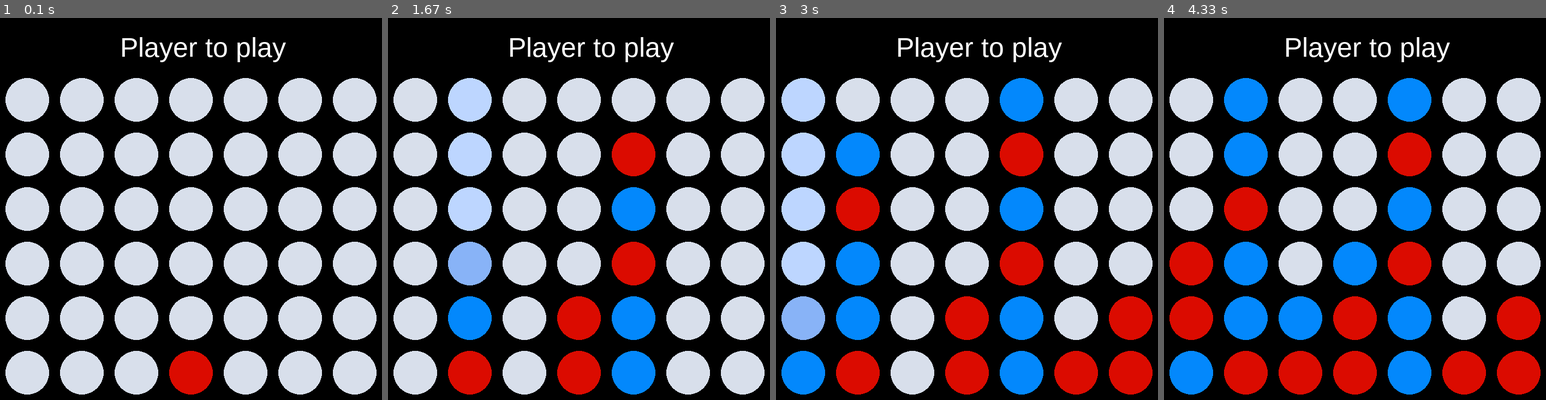
Above: before the commit, frames 1-4 (left to right).
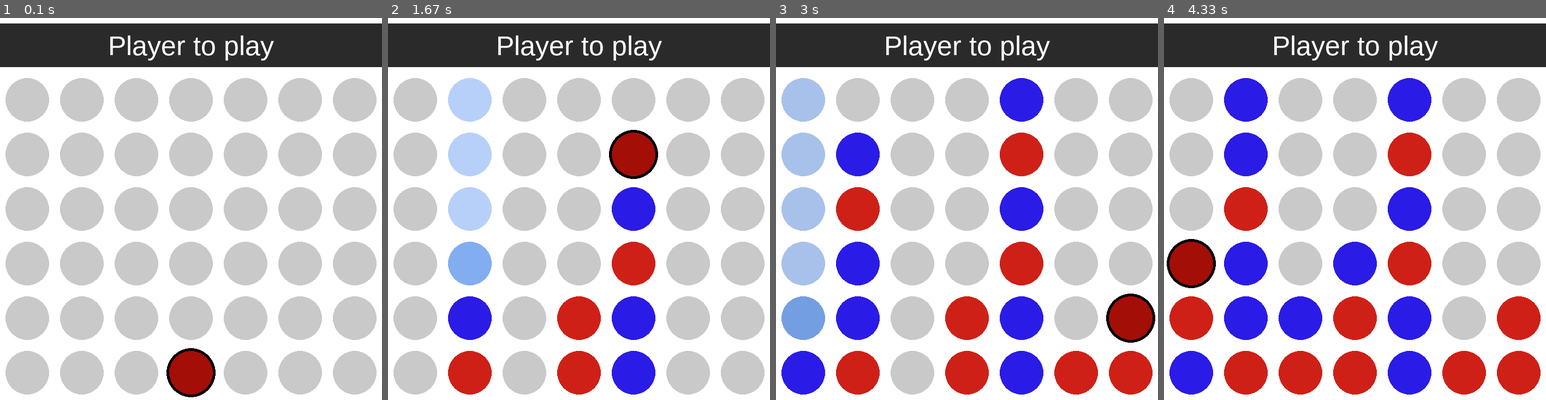
Above: after the commit, the same moments.

Repository: john-zhang-1/Pygame-Connect-Game
Game: pygame game, started from main.py
Same seed, same stepped clock (60 frames per second), same inputs: the game is played once before the commit and once after it.
Inputs (mouse positions are in pixels of both pictures, inside the frame that each line leads up to):
- Up to frame 1 (0.1 s): no input
- Up to frame 2 (1.67 s): press the mouse at (487, 212) at 0.37 s; move the mouse to (552, 251) at 0.47 s; release the mouse at (617, 293) at 0.6 s; press the mouse at (487, 212) at 0.7 s; move the mouse to (552, 258) at 0.8 s; release the mouse at (613, 304) at 0.93 s; press the mouse at (487, 212) at 1.03 s; move the mouse to (556, 205) at 1.13 s; release the mouse at (624, 197) at 1.27 s; press the mouse at (487, 212) at 1.37 s; move the mouse to (475, 178) at 1.47 s; release the mouse at (464, 147) at 1.6 s
- Up to frame 3 (3 s): press the mouse at (875, 212) at 1.7 s; move the mouse to (963, 178) at 1.8 s; release the mouse at (1047, 140) at 1.93 s; press the mouse at (875, 212) at 2.03 s; move the mouse to (875, 212) at 2.13 s; release the mouse at (875, 212) at 2.27 s; press the mouse at (875, 212) at 2.37 s; move the mouse to (875, 281) at 2.47 s; release the mouse at (875, 354) at 2.6 s; press the mouse at (875, 212) at 2.7 s; move the mouse to (852, 189) at 2.8 s; release the mouse at (825, 170) at 2.93 s
- Up to frame 4 (4.33 s): press the mouse at (1263, 212) at 3.03 s; move the mouse to (1259, 228) at 3.13 s; release the mouse at (1255, 247) at 3.27 s; press the mouse at (1263, 212) at 3.37 s; move the mouse to (1297, 270) at 3.47 s; release the mouse at (1332, 327) at 3.6 s; click (1274, 224) at 3.72 s; press the mouse at (1274, 224) at 4.03 s; move the mouse to (1347, 220) at 4.13 s; release the mouse at (1423, 216) at 4.27 s

The runs differ from the first frame. In frame 1, 100% of the frame differs, in the area x 0-100%, y 0-100%; in frame 2, 91%; in frame 3, 86%; in frame 4, 88%.

Commit message:
Update main.py

Diff:
--- a/main.py
+++ b/main.py
@@ -21,22 +21,52 @@
 arial = pygame.font.SysFont('Arial', 100)
 arial_s = pygame.font.SysFont('Arial', 50)
 
-# mouse location initialized
-mouse_x = 0
-mouse_y = 0
-
 # colours
 white = (255, 255, 255)
 black = (0, 0, 0)
-grey = (216, 223, 235)
-
-blue = (3, 136, 252)
+grey = (201, 201, 201)
+charcoal = (43, 42, 42)
+dark_grey = (201, 201, 201)
+
+blue = (42, 28, 230)
 light_blue = (136, 179, 247)
 lightest_blue = (189, 214, 255)
-
-red = (219, 11, 0)
+dark_blue = (27, 16, 179)
+
+blue_gradients = []
+for i in range(8):
+    blue_gradients.append((light_blue[0] - i * 3, light_blue[1] - i * 3, light_blue[2] - i * 3))
+blue_gradients.extend(blue_gradients[::-1])
+
+light_blue_gradients = []
+for i in range(8):
+    light_blue_gradients.append((lightest_blue[0] - i * 3, lightest_blue[1] - i * 3, lightest_blue[2] - i * 3))
+light_blue_gradients.extend(light_blue_gradients[::-1])
+
+red = (207, 32, 23)
 light_red = (240, 149, 144)
 lightest_red = (255, 228, 227)
+dark_red = (163, 14, 7)
+
+red_gradients = []
+for i in range(8):
+    red_gradients.append((light_red[0] - i * 3, light_red[1] - i * 3, light_red[2] - i * 3))
+red_gradients.extend(red_gradients[::-1])
+
+light_red_gradients = []
+for i in range(8):
+    light_red_gradients.append((lightest_red[0] - i * 3, lightest_red[1] - i * 3, lightest_red[2] - i * 3))
+light_red_gradients.extend(light_red_gradients[::-1])
+
+# sound effects
+piece_drop = pygame.mixer.Sound("sounds/Piece drop.wav")
+pygame.mixer.Sound.set_volume(piece_drop, 0.8)
+game_over = pygame.mixer.Sound("sounds/Game Over.wav")
+pygame.mixer.Sound.set_volume(game_over, 0.8)
+
+# music
+pygame.mixer.music.load("sounds/Playing music.wav")
+pygame.mixer.music.set_volume(0.4)
 
 # turn order
 turn = 1
@@ -46,8 +76,9 @@
 x_points = [50, 150, 250, 350, 450, 550, 650]
 y_points = [150, 250, 350, 450, 550, 650]
 
+
 def convert_to_coord(board, column):
-    '''Given a legend num, return the row the piece will land'''
+    '''Given a column, return the row the piece will land'''
     if column == 0:
         return 0
     for row in y_points[::-1]:
@@ -67,6 +98,12 @@
             valid_moves.append(i)
 
     return valid_moves
+
+
+def make_move(board, column, turn):
+    '''Given the column, board and turn, places the turn piece on the column of the board'''
+    board[(column, convert_to_coord(board, column))] = turn
+    pygame.mixer.Channel(1).play(piece_drop)
 
 
 def four_in_a_row(board, y_level, turn):
@@ -150,7 +187,7 @@
     move = get_valid_moves(hypothetical_board)
 
     for i in move:
-        hypothetical_board[(i, convert_to_coord(hypothetical_board, i))] = turn
+        make_move(hypothetical_board, i, turn)
         if is_win(hypothetical_board, turn):
 
             winning_moves.append(i)
@@ -174,19 +211,23 @@
 
     for i in move:
         hypothetical_board1 = copy.deepcopy(board)
-        hypothetical_board1[(i, convert_to_coord(hypothetical_board1, i))] = turn
+        make_move(hypothetical_board1, i, turn)
 
         move2 = computer_win_check(hypothetical_board1, turn)
 
         if len(move2) > 0:
+
             hypothetical_board2 = copy.deepcopy(hypothetical_board1)
-            hypothetical_board2[(move2[0], convert_to_coord(hypothetical_board2, move2[0]))] = next_turn
-
-            move3 = computer_win_check(hypothetical_board2, turn)
-
-            if len(move3) > 0 and len(next_turn_loss_check(hypothetical_board2, next_turn)) < 1:
-
-                return [i]
+
+            if len(next_turn_loss_check(hypothetical_board2, next_turn)) < 1:
+
+                make_move(hypothetical_board2, move2[0], next_turn)
+
+                move3 = computer_win_check(hypothetical_board2, turn)
+
+                if len(move3) > 0:
+
+                    return [i]
     return []
 
 
@@ -204,7 +245,7 @@
 
     for move in valid_moves:
         hypothetical_board = copy.deepcopy(board)
-        hypothetical_board[(move, convert_to_coord(hypothetical_board, move))] = turn
+        make_move(hypothetical_board, move, turn)
 
         if len(next_turn_loss_check(hypothetical_board, next_turn)) < 1:
 
@@ -212,7 +253,7 @@
 
     for move in safe_moves:
         hypothetical_board = copy.deepcopy(board)
-        hypothetical_board[(move, convert_to_coord(hypothetical_board, move))] = turn
+        make_move(hypothetical_board, move, turn)
 
         if len(computer_win_check(hypothetical_board, turn)) < 1:
 
@@ -231,21 +272,23 @@
     '''AI checks conditions from most to least important, then does the move. If a move is found it skips the rest of the tests'''
     move = computer_win_check(board_positions, turn)
     if len(move) < 1:
-
         move = next_turn_loss_check(board_positions, next_turn)
+
         if len(move) < 1:
-
             move = force_win_check(board_positions, turn, next_turn)
+
             if len(move) < 1:
-
                 move = forced_loss_check(board_positions, turn, next_turn)
+
                 if len(move) < 1:
-
                     move = pick_random_safe_move(board_positions, turn, next_turn)
 
     # Does the move by changing the value of the position to the computer's turn's value
-    board_positions[(move[0], convert_to_coord(board_positions, move[0]))] = turn
-
+    move = (move[0], convert_to_coord(board_positions, move[0]))
+    make_move(board_positions, move[0], turn)
+    global last_move
+    # changes global variable last_move to this move
+    last_move = move
 
 def create_board_positions():
     '''Reads the csv file that gives the pixel positions of the circles and creates a dictionary with initial values 0 as all circles are empty'''
@@ -256,13 +299,10 @@
 
 class circle:
     '''Circle class creating each circle in the game'''
-    highlighted = False
-    expected_move = False
-    value = 0
 
     def __init__(self, position):
         self.position = position
-        self.draw()
+        self.reset()
 
     def get_colour(self):
 
@@ -270,118 +310,265 @@
 
             if self.highlighted: # if the circle is highlighted while empty, it becomes a lighter colour of the current turn
 
+                frame = ((pygame.time.get_ticks() % 2000))
+                frame = frame // 125
+
                 if self.expected_move:  # if bottommost playable location, darker
+
                     if turn == 1:
-                        return light_red
+                        return red_gradients[frame]
+
                     else:
-                        return light_blue
+                        return blue_gradients[frame]
 
                 else:   # lighter colour for the circles of the column
                     if turn == 1:
-                        return lightest_red
+                        return light_red_gradients[frame]
                     else:
-                        return lightest_blue
+                        return light_blue_gradients[frame]
 
             else:   # if empty and not the highlighted column, grey
                 return grey
 
         elif self.value == 1:   # if not empty, the circle is the colour of the piece played
-            return red
-
+            if self.last_move:
+                return dark_red
+            else:
+                return red
         else:
-            return blue
+            if self.last_move:
+                return dark_blue
+            else:
+                return blue
 
     # draw method displays the circle on the pygame window
     def draw(self):
+        if self.last_move:
+            pygame.draw.circle(screen, black, self.position, 45)
         pygame.draw.circle(screen, self.get_colour(), self.position, 40)
 
-# creates a empty board
-board_positions = create_board_positions()
-
-# defines highlighted_col and expected_row initially to run the game
-highlighted_col = 0
-expected_row = 0
-
-# creates list of circle objects for each key in the board_positions dictionary used for drawing and storing information about board states
-circles = [circle(position) for position in board_positions]
-
-# game conditions
-tied = False
-game = "playing"
-
-# randomly selects player or computer to play first
-coin_flip = random.randint(0, 1)
-
-if coin_flip == 1:
-    playing = "Computer"
-    next_to_play = "Player"
-else:
-    playing = "Player"
-    next_to_play = "Computer"
-
-# main game loop
-running = True
-while running:
-
-    for event in pygame.event.get():
-
-        if event.type == pygame.QUIT: # loops stops when game is quit
-
-            running = False
-
-        if playing == "Player" and event.type == pygame.MOUSEBUTTONUP and game == "playing":
-            if expected_row != 0: # if a column is full, expected_row will be 0 to ensure move cannot be played
-                board_positions[(highlighted_col, expected_row)] = turn # modifies dictionary storing game board state
-
-                if is_win(board_positions, turn):
-                    game = "over"
-                elif is_tied(board_positions):
-                    game = "over"
-                    tied = True
-                else:
-                    turn, next_turn = next_turn, turn # goes to next turn
-                    playing, next_to_play = next_to_play, playing # keeps track of whose turn it is to display and for winning message
-
-    screen.fill(black)  # makes background black
-
-    mouse_location = pygame.mouse.get_pos() # stores mouse location in variable for use
+
+    def reset(self):
+        self.highlighted = False
+        self.expected_move = False
+        self.value = 0
+        self.last_move = False
+
+
+def display_text_ui(x_position, y_position, width, height, box_colour, text, text_colour, button):
+    '''Draws text on the screen'''
+    # If the text being drawn is on a button
+    if button:
+        # If mouse is hovering on it
+        if (x_position < mouse_location[0] < x_position + width and
+                y_position < mouse_location[1] < y_position + height):
+            # if left click is happening while mouse is hovering over the button,
+            # brighten the colour
+            if left_click:
+                colour_adjust = 15
+            # if mouse is hovering over the button and the mouse is not being clicked,
+            # brighten the colour even more
+            else:
+                colour_adjust = 25
+                # if left mouse button has been released this frame
+                if release_left_click:
+
+                    if text == 'Play Again':
+
+                        reset()
+                        return
+
+            new_colour = (box_colour[0] + colour_adjust, box_colour[1] + colour_adjust, box_colour[2] + colour_adjust)
+            pygame.draw.rect(screen, new_colour, (x_position, y_position, width, height))
+
+        else: # if the mouse is not hovering over the button
+            pygame.draw.rect(screen, box_colour, (x_position, y_position, width, height))
+
+    else: # if not a button
+        pygame.draw.rect(screen, box_colour, (x_position, y_position, width, height))
+
+    # choose text settings
+    displayed_text = arial_s.render(text, True, text_colour)
+    # blit text onto box
+    screen.blit(displayed_text, (x_position + width/2 - displayed_text.get_width()/2,
+                                 y_position + height/2 - displayed_text.get_height()/2))
+
+
+def find_expected_row_and_column():
     for i in x_points:
         if mouse_location[0] < i + 50 and mouse_location[0] > i - 50 and mouse_location[1] > 100:
-            highlighted_col =  i
             # the column over which the mouse is hovering will be highlighted
-            break
-
-    expected_row = convert_to_coord(board_positions, highlighted_col)
-    # finds the location the piece would appear if dropped on the highlighted col
+            return i, convert_to_coord(board_positions, i)
+    return 0, 0
+
+
+def get_first_player():
+    # randomly selects player or computer to play first
+    coin_flip = random.randint(0, 1)
+
+    if coin_flip == 1:
+        playing = "Computer"
+        next_to_play = "Player"
+    else:
+        playing = "Player"
+        next_to_play = "Computer"
+
+    return playing, next_to_play
+
+
+def end_turn_actions():
+    '''Functions called at the end of a player's turn after their move has been made'''
+    global turn, next_turn, playing, next_to_play
+    if is_win(board_positions, turn):
+        game.set_state("won")
+    elif is_tied(board_positions):
+        game.set_state("tied")
+    else:
+        playing, next_to_play = next_to_play, playing  # keeps track of whose turn it is for piece colours
+    turn, next_turn = next_turn, turn  # goes to next turn
+
+
+def initialize():
+    global board_positions, highlighted_col, expected_row, last_move, circles, tied, game
+    global mouse_location, left_click, release_left_click, playing, next_to_play
+    # creates a empty board
+    board_positions = create_board_positions()
+
+    # defines highlighted_col, expected_row and last_move initially to run the game
+    highlighted_col = 0
+    expected_row = 0
+    last_move = (0, 0)
+
+    # creates list of circle objects for each key in the board_positions dictionary
+    # used for drawing and storing information about board states
+    circles = [circle(position) for position in board_positions]
+
+    # game conditions
+    game = Game("playing")
+
+    # input conditions
+    mouse_location = (0, 0)
+    left_click = False
+    release_left_click = False
+
+    playing, next_to_play = get_first_player()
+
+    # starts music
+    pygame.mixer.music.play(-1)
+
+
+def reset():
+    '''Resets game states for playing again'''
+    global board_positions, highlighted_col, expected_row, last_move, circles, tied, game
+    global mouse_location, left_click, release_left_click, playing, next_to_play
+
+    board_positions = {key: 0 for key in board_positions}
+
+    highlighted_col = 0
+    expected_row = 0
+    last_move = (0, 0)
 
     for circle in circles:
-        circle.value = board_positions[circle.position] # current value of circle, 0 for empty, 1 and 2 for played on that turn
-        circle.highlighted = circle.position[0] == highlighted_col  # if the circle's position is in the highlighted column the circle is highlighted
-        circle.expected_move = circle.position == (highlighted_col, expected_row) # of the circle is the bottommost circle of the column it will be darker
-        circle.draw()
-
-    if game == "playing":
-        screen.blit(arial_s.render(f'{playing} to play', True, white), (220, 25)) # displays turn message
-
-        if playing == "Computer":
-            AI_decision()   # computer chooses a move
-
-            if is_win(board_positions, turn):
-                game = "over"
-                turn, next_turn = next_turn, turn
-            elif is_tied(board_positions):
-                game = "over"
-                tied = True
+        circle.reset()
+    # game conditions
+    game = Game("playing")
+
+    # input conditions
+    mouse_location = (0, 0)
+    left_click = False
+    release_left_click = False
+
+    playing, next_to_play = get_first_player()
+
+    # unpauses music
+    pygame.mixer.music.unpause()
+
+
+class Game:
+    '''Game state class to trigger functions at the moment when a game ends'''
+    def __init__(self, state):
+        self.state = state
+
+    def set_state(self, new_state):
+        if self.state != new_state:
+            self.state = new_state
+            self.game_over_process()
+
+    def game_over_process(self):
+        self.start_next_time = pygame.time.get_ticks() + 5000
+        # pauses music and plays game over effect
+        pygame.mixer.music.pause()
+        pygame.mixer.Channel(0).play(game_over)
+
+
+if __name__ == '__main__':
+
+    initialize()
+
+    # main game loop
+    running = True
+    while running:
+        # Check for all occurrences of events
+        for event in pygame.event.get():
+            if event.type == pygame.QUIT: # loops stops when game is quit
+                running = False
+            if event.type == pygame.MOUSEBUTTONUP: # checks for left click being released
+                release_left_click = True
+
+        # storing user inputs in variables in the frame to use for functions
+        mouse_location = pygame.mouse.get_pos()  # stores mouse location in variable
+        left_click = pygame.mouse.get_pressed(num_buttons=3)[0] # stores left click in variable
+
+        screen.fill(white)  # makes background black
+
+        # finds the column the mouse is hovering over and the expected location where the piece would land
+        highlighted_col, expected_row = find_expected_row_and_column()
+
+        for circle in circles:
+            # current value of circle, 0 for empty, 1 and 2 for played on that turn
+            circle.value = board_positions[circle.position]
+
+            if circle.value == 0:
+                # if the circle's position is in the highlighted column the circle is highlighted
+                circle.highlighted = circle.position[0] == highlighted_col
+                # of the circle is the bottommost circle of the column it will be darker
+                circle.expected_move = circle.position == (highlighted_col, expected_row)
+
+            # if the circle's position is the same as the last move it will be darker
+            circle.last_move = circle.position == last_move
+            # draws the circle
+            circle.draw()
+
+        if game.state == "playing":
+            display_text_ui(0, 10, 700, 80, charcoal, f'{playing} to play', white, False)
+
+            if playing == "Computer":
+                AI_decision()   # computer chooses a move
+                pygame.mixer.Channel(1).play(piece_drop)
+
+                end_turn_actions()
+
+            if playing == "Player" and release_left_click:
+                if expected_row != 0:  # if a column is full, expected_row will be 0 to ensure move cannot be played
+                    last_move = (highlighted_col, expected_row) # stores move in global variable last_move
+                    board_positions[last_move] = turn  # modifies dictionary storing game board state
+                    pygame.mixer.Channel(1).play(piece_drop)
+
+                    end_turn_actions()
+
+        if game.state != "playing":
+            if game.state == "tied":
+                display_text_ui(0, 10, 700, 80, charcoal, 'Tie Game!', white, False)
             else:
-                turn, next_turn = next_turn, turn
-                playing, next_to_play = next_to_play, playing
-
-    if game == "over":
-        if tied:
-            screen.blit(arial_s.render('Tie Game!', True, white), (220, 25))
-        else:
-            screen.blit(arial_s.render(f'{playing} wins!', True, white), (220, 25))
-
-    pygame.display.flip() # makes the window display the game
-
-pygame.quit()
+                display_text_ui(0, 10, 700, 80, light_red if turn == 2 else light_blue, f'{playing} wins!', white, False)
+
+            if pygame.time.get_ticks() >= game.start_next_time:
+                display_text_ui(100, 320, 500, 80, charcoal, 'Play Again', white, True)
+            if release_left_click:
+                game.start_next_time = 0
+
+        release_left_click = False
+
+        pygame.display.flip() # makes the window display the game
+        fps_clock.tick(64)
+    pygame.quit()
